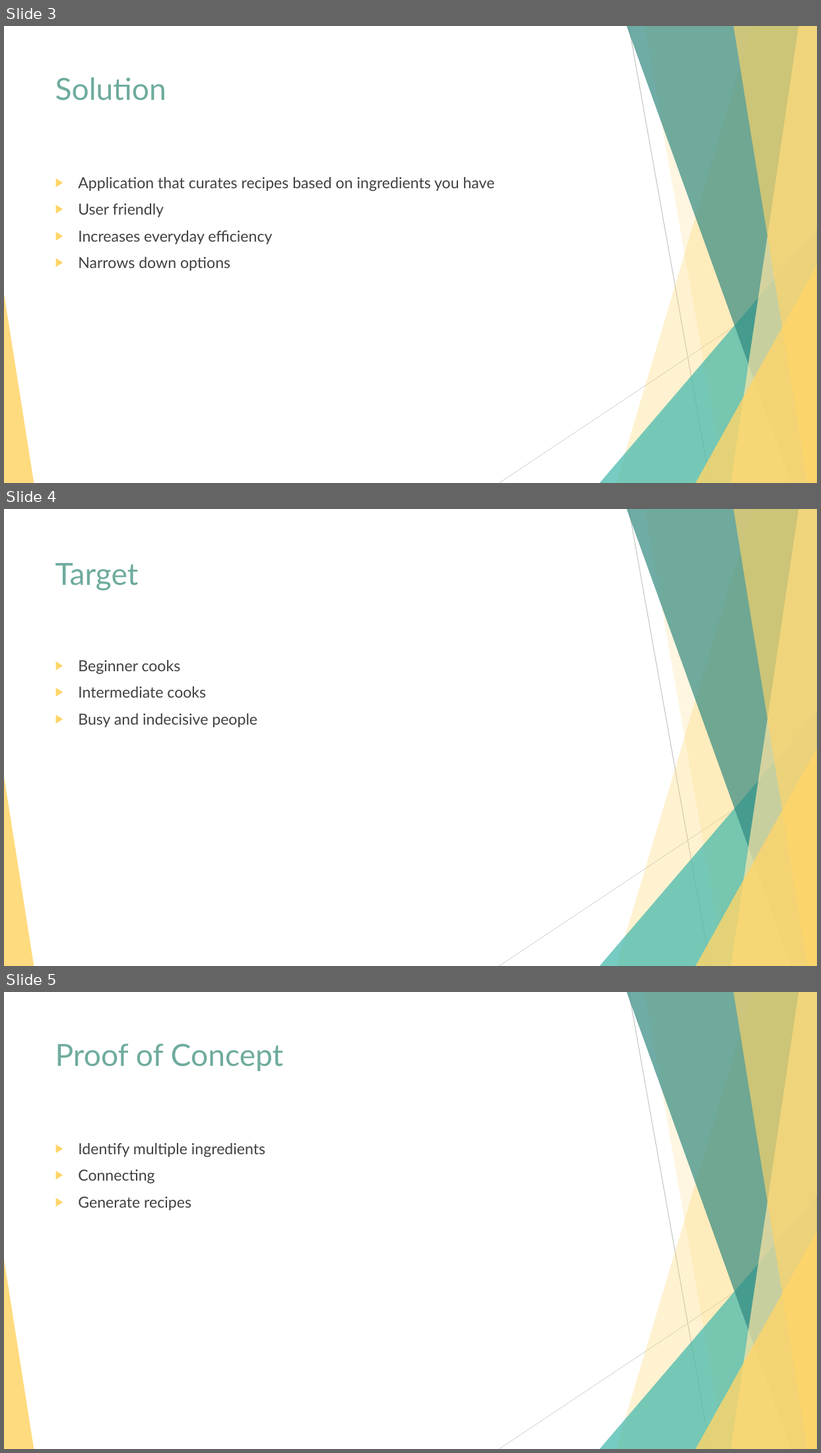
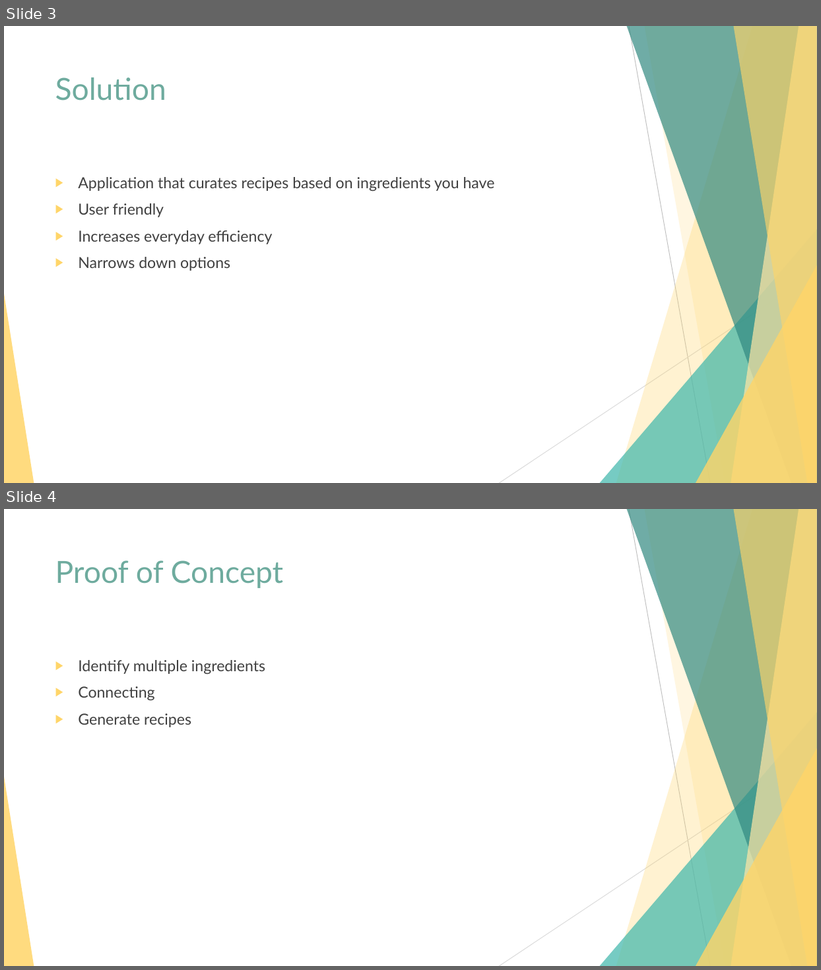
Before and after one commit to adrian760/RecipEZ, a slide deck: RecipEZ.pptx. Shown one above the other, each under a label of ours: slides 3, 4 and 5 before the commit, slides 3 and 4 after it. The pictures are 821x1453 and 821x970 pixels, drawn with LibreOffice and Linux fonts; fonts in the diff are those of the drawing. Boxes give left, top, right and bottom in pixels: in the first picture for what was removed or moved away, otherwise in the second. Text is boxed around its words. In the diff, an @@ line names an element or a change of style, - is before the commit and + after.

```diff
--- a/RecipEZ.pptx
+++ b/RecipEZ.pptx
@@ slide 4 removed at [4,509,817,966], background #FFFFFF; not listed: 10 template elements that a slide beside it also shows @@
@@ title removed at [55,563,139,591] @@
-Target
@@ text removed at [78,660,257,727] @@
-▶ Beginner cooks
-▶ Intermediate cooks
-▶ Busy and indecisive people
@@ what was slide 5 is now slide 4 @@
```
Also in this commit, not shown: 2 slides changed.
